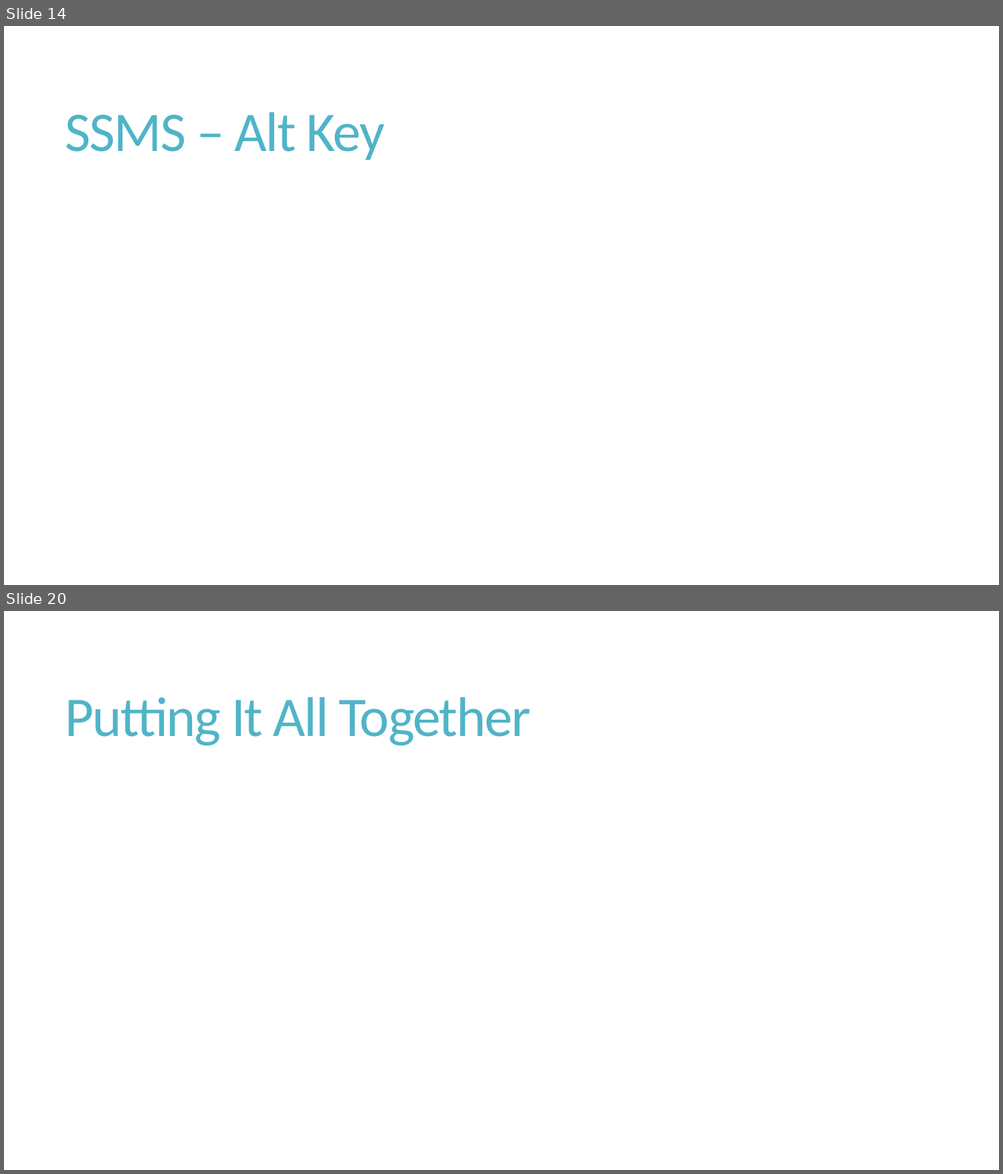
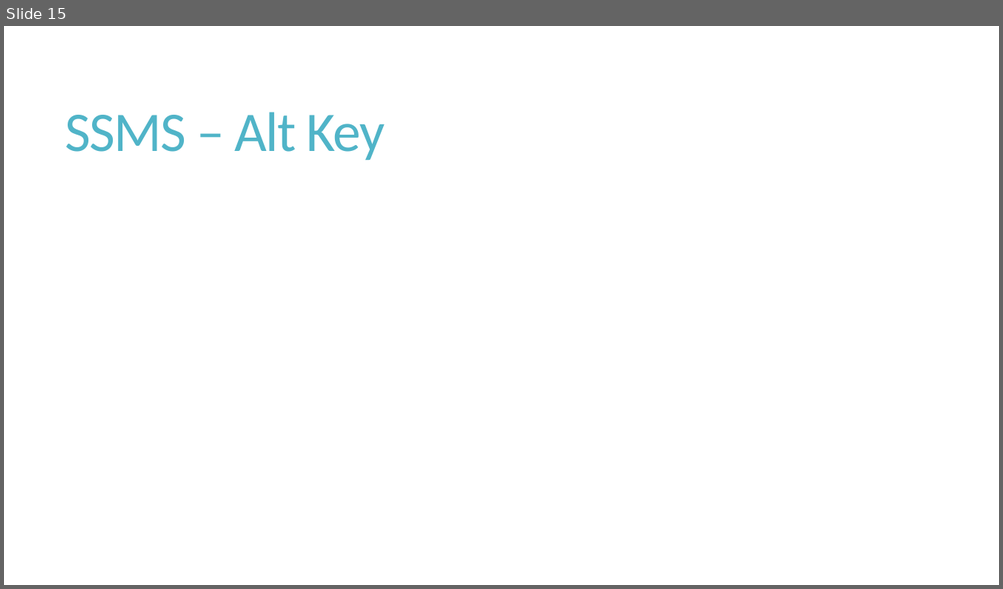
Before and after one commit to BarneyLawrence/Sessions-TSQL-BeyondTheBasics, a slide deck: T-SQL - Beyond the Basics.pptx. Shown one above the other, each under a label of ours: slides 14 and 20 before the commit, slide 15 after it; the slides between them are not shown. The pictures are 1003x1174 and 1003x589 pixels, drawn with LibreOffice and Linux fonts; fonts in the diff are those of the drawing. Boxes give left, top, right and bottom in pixels: in the first picture for what was removed or moved away, otherwise in the second. Text is boxed around its words. In the diff, an @@ line names an element or a change of style, - is before the commit and + after.

```diff
--- a/T-SQL - Beyond the Basics.pptx
+++ b/T-SQL - Beyond the Basics.pptx
@@ slide 20 removed at (x1=4, y1=611, x2=999, y2=1170), background #FFFFFF @@
@@ title removed at (x1=65, y1=697, x2=530, y2=746) @@
-Putting It All Together
@@ what was slide 14 is now slide 15 @@
```
Also in this commit, not shown: 1 slide changed, 3 slides added, 5 other slides removed, 1 other file.
